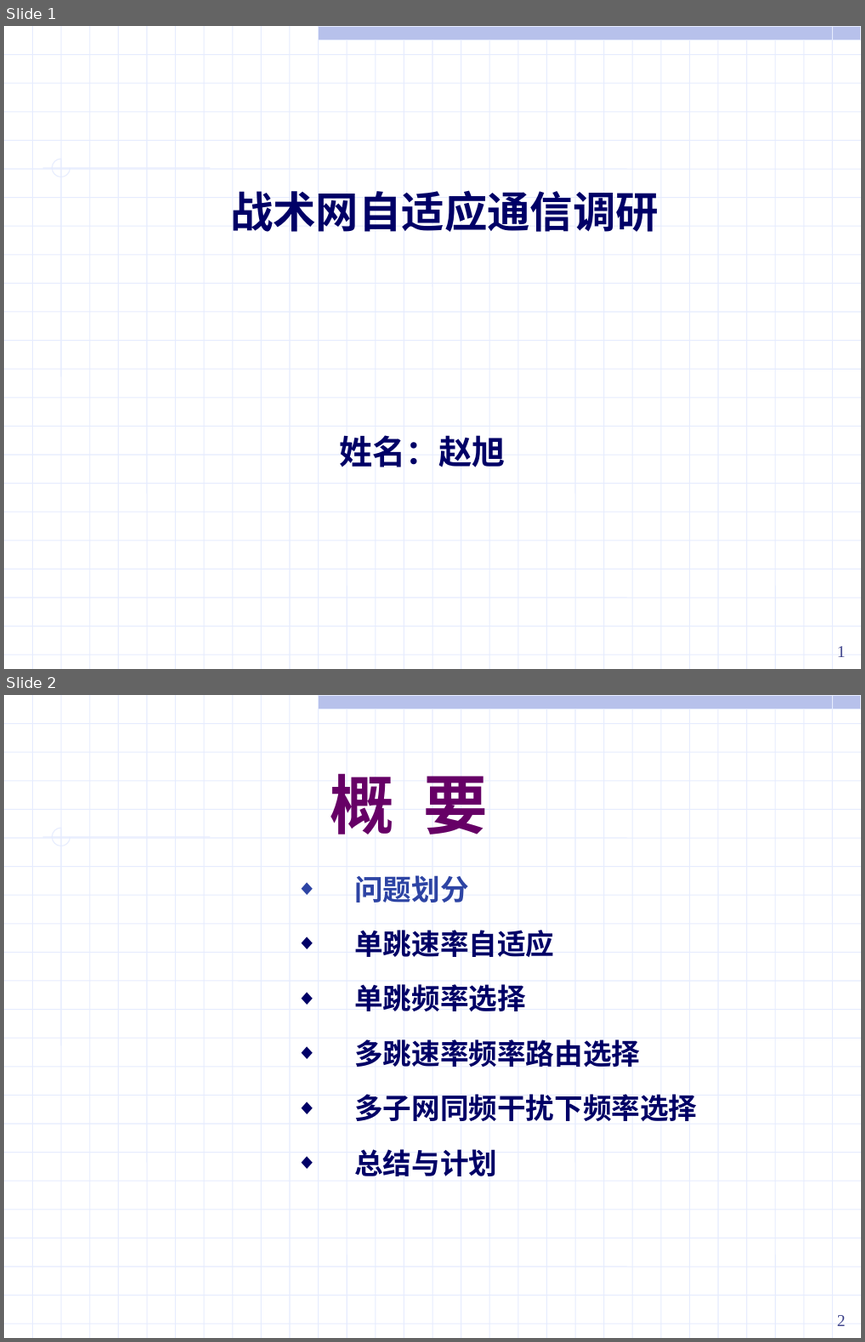
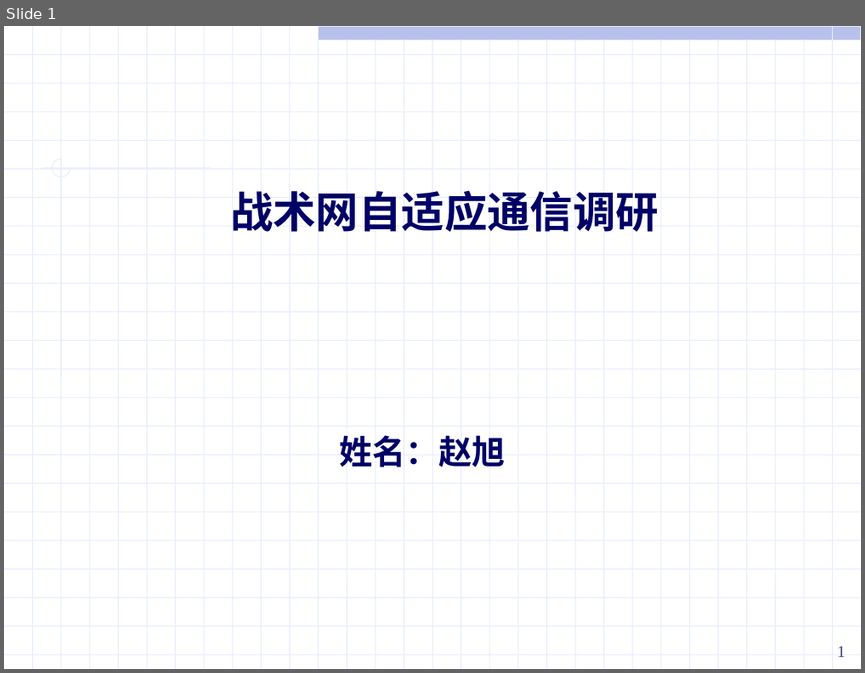
Before and after one commit to ssheroes/hello-world, a slide deck: 战术网频谱共享调研 (2).pptx. Shown one above the other, each under a label of ours: slides 1 and 2 before the commit, slide 1 after it. The pictures are 865x1342 and 865x673 pixels, drawn with LibreOffice and Linux fonts; fonts in the diff are those of the drawing. Boxes give left, top, right and bottom in pixels: in the first picture for what was removed or moved away, otherwise in the second. Text is boxed around its words. In the diff, an @@ line names an element or a change of style, - is before the commit and + after.

```diff
--- a/战术网频谱共享调研 (2).pptx
+++ b/战术网频谱共享调研 (2).pptx
@@ slide 2 removed at (4, 695, 861, 1338), background #FFFFFF; not listed: 56 template elements that a slide beside it also shows @@
@@ text removed at (330, 773, 488, 834) @@
-概 要
@@ text removed at (354, 875, 697, 1176) @@
-◆ 问题划分
-◆ 单跳速率自适应
-◆ 单跳频率选择
-◆ 多跳速率频率路由选择
-◆ 多子网同频干扰下频率选择
-◆ 总结与计划
@@ page number removed at (837, 1315, 846, 1326) @@
-2
```
Also in this commit, not shown: 1 slide changed, 1 slide added, 12 other slides removed.
